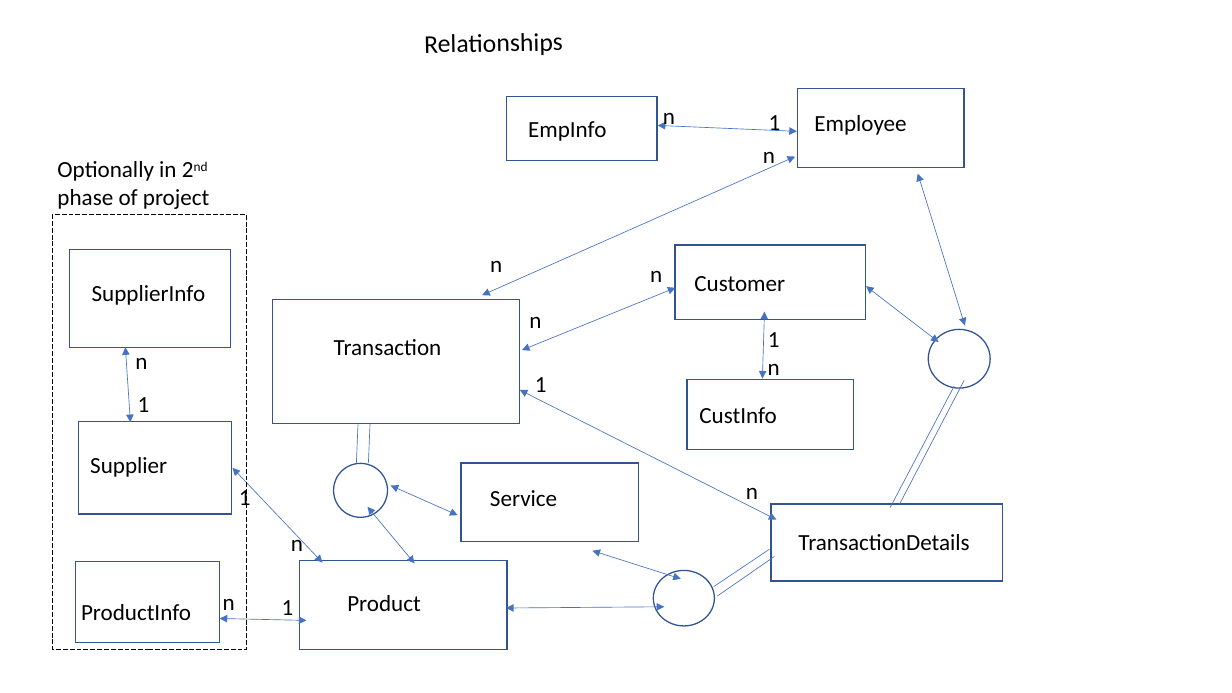
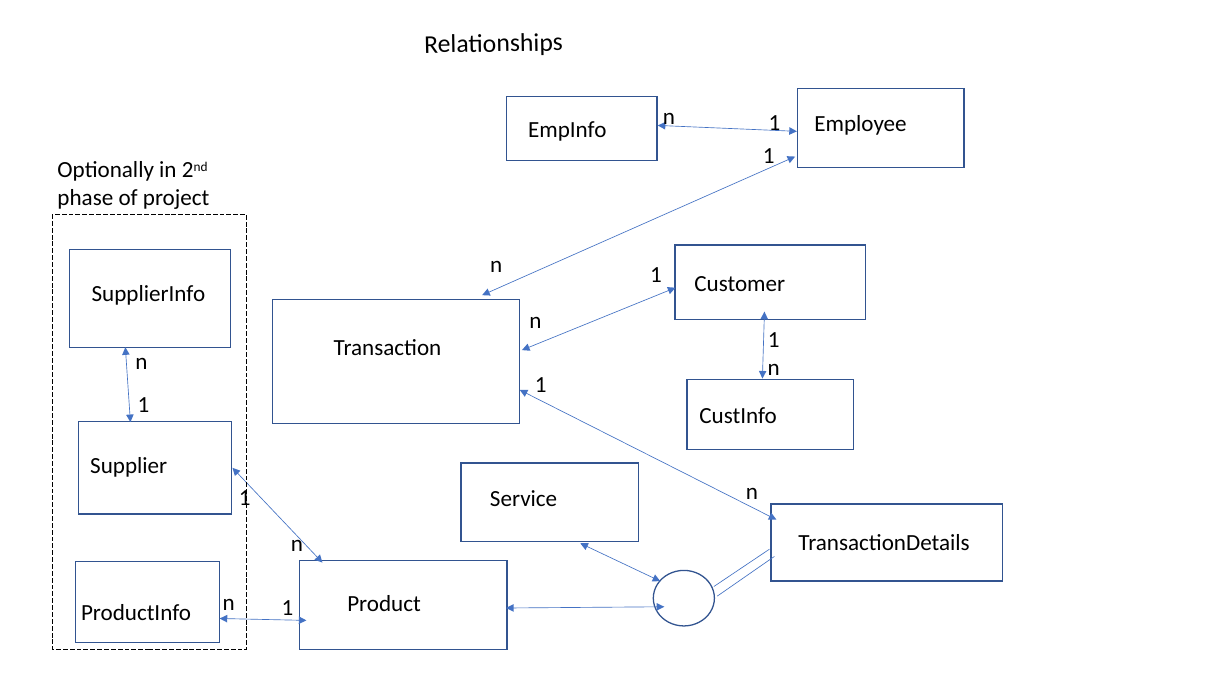
Before and after one commit to andrewroe/rosiessalon, a slide deck: slide 13 of documents/RosieSalonDataModel.pptx. Drawn at 1232x693 pixels with LibreOffice and Linux fonts; fonts in the diff are those of the drawing. Boxes give left, top, right and bottom in pixels: in the first picture for what was removed or moved away, otherwise in the second. Text is boxed around its words. In the diff, an @@ line names an element or a change of style, - is before the commit and + after.

```diff
--- a/documents/RosieSalonDataModel.pptx
+++ b/documents/RosieSalonDataModel.pptx
@@ text at (x1=763, y1=148, x2=775, y2=169): text changed @@
-n
+1
@@ double arrow removed from (918, 174) to (965, 325) @@
@@ text at (x1=650, y1=267, x2=662, y2=282): text changed @@
-n
+1
@@ double arrow removed from (866, 287) to (939, 342) @@
@@ ellipse removed at (x1=929, y1=329, x2=991, y2=388) @@
@@ line removed from (955, 386) to (890, 507) @@
@@ line removed from (964, 381) to (900, 504) @@
@@ line removed from (358, 424) to (357, 463) @@
@@ line removed from (370, 423) to (369, 463) @@
@@ ellipse removed at (x1=334, y1=463, x2=387, y2=517) @@
@@ double arrow removed from (368, 506) to (415, 564) @@
@@ double arrow removed from (391, 485) to (457, 516) @@
@@ double arrow moved from (592, 551) - (681, 579) to (580, 543) - (661, 581) @@
```
Also in this commit, not shown: 11 other slides changed.
